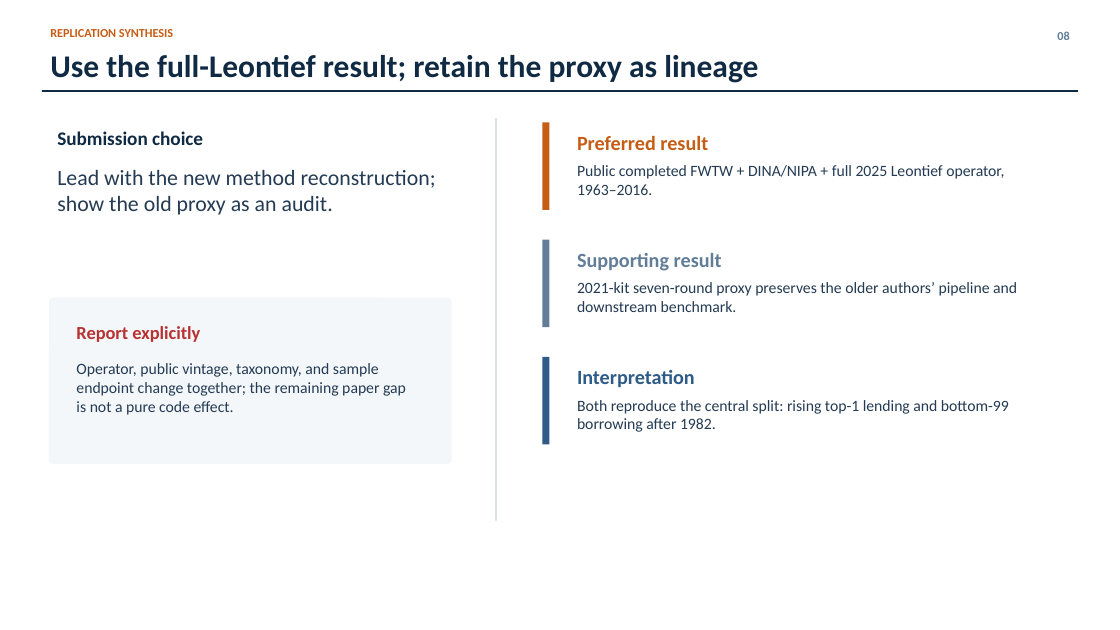
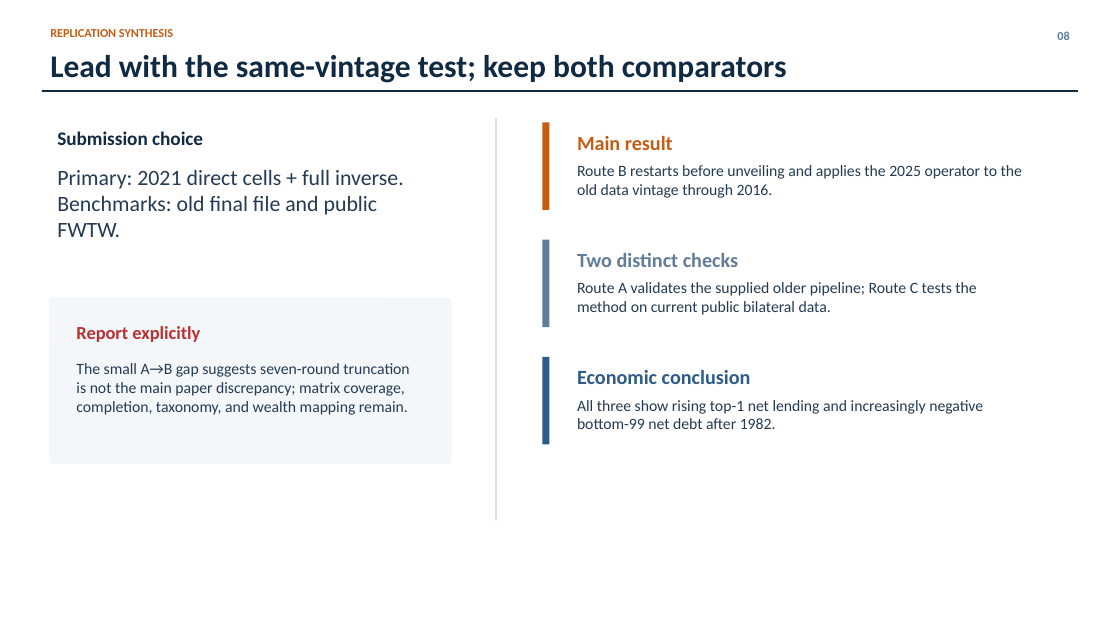
Before and after one commit to lorenz-gorini/mian-sufi-straub2025-saving-glut-replication, a slide deck: slide 8 of Presentation/6_figure8_method_comparison/presentation.pptx. Drawn at 1120x630 pixels with LibreOffice and Linux fonts; fonts in the diff are those of the drawing. Boxes give left, top, right and bottom in pixels: in the first picture for what was removed or moved away, otherwise in the second. Text is boxed around its words. In the diff, an @@ line names an element or a change of style, - is before the commit and + after.

Commit message:
Add three-route Figure 8 method comparison
Separate the seven-round benchmark, 2021-direct full-inverse
reconstruction, and public-FWTW robustness route. Add comparison
metrics, tests, documentation, and the focused presentation.

Validation: 36 tests passed; presentation QA passed.
AI-assisted implementation and documentation.

```diff
--- a/Presentation/6_figure8_method_comparison/presentation.pptx
+++ b/Presentation/6_figure8_method_comparison/presentation.pptx
@@ text at [50, 55, 787, 83]: text changed @@
-Use the full-Leontief result; retain the proxy as lineage
+Lead with the same-vintage test; keep both comparators
@@ text at [577, 136, 673, 150]: text changed @@
-Preferred result
+Main result
@@ text at [57, 170, 404, 237]: text changed @@
-Lead with the new method reconstruction; show the old proxy as an audit.
+Primary: 2021 direct cells + full inverse.
+Benchmarks: old final file and public FWTW.
@@ text at [577, 165, 1022, 198]: text changed @@
-Public completed FWTW + DINA/NIPA + full 2025 Leontief operator, 1963–2016.
+Route B restarts before unveiling and applies the 2025 operator to the old data vintage through 2016.
@@ text at [577, 253, 738, 267]: text changed @@
-Supporting result
+Two distinct checks
@@ text at [577, 282, 976, 315]: text changed @@
-2021-kit seven-round proxy preserves the older authors’ pipeline and downstream benchmark.
+Route A validates the supplied older pipeline; Route C tests the method on current public bilateral data.
@@ text at [76, 363, 409, 415]: text changed @@
-Operator, public vintage, taxonomy, and sample endpoint change together; the remaining paper gap is not a pure code effect.
+The small A→B gap suggests seven-round truncation is not the main paper discrepancy; matrix coverage, completion, taxonomy, and wealth mapping remain.
@@ text at [577, 370, 751, 384]: text changed @@
-Interpretation
+Economic conclusion
@@ text at [577, 400, 983, 429]: text changed @@
-Both reproduce the central split: rising top-1 lending and bottom-99 borrowing after 1982.
+All three show rising top-1 net lending and increasingly negative bottom-99 net debt after 1982.
```
Also in this commit, not shown: 7 other slides changed, 24 other files.
